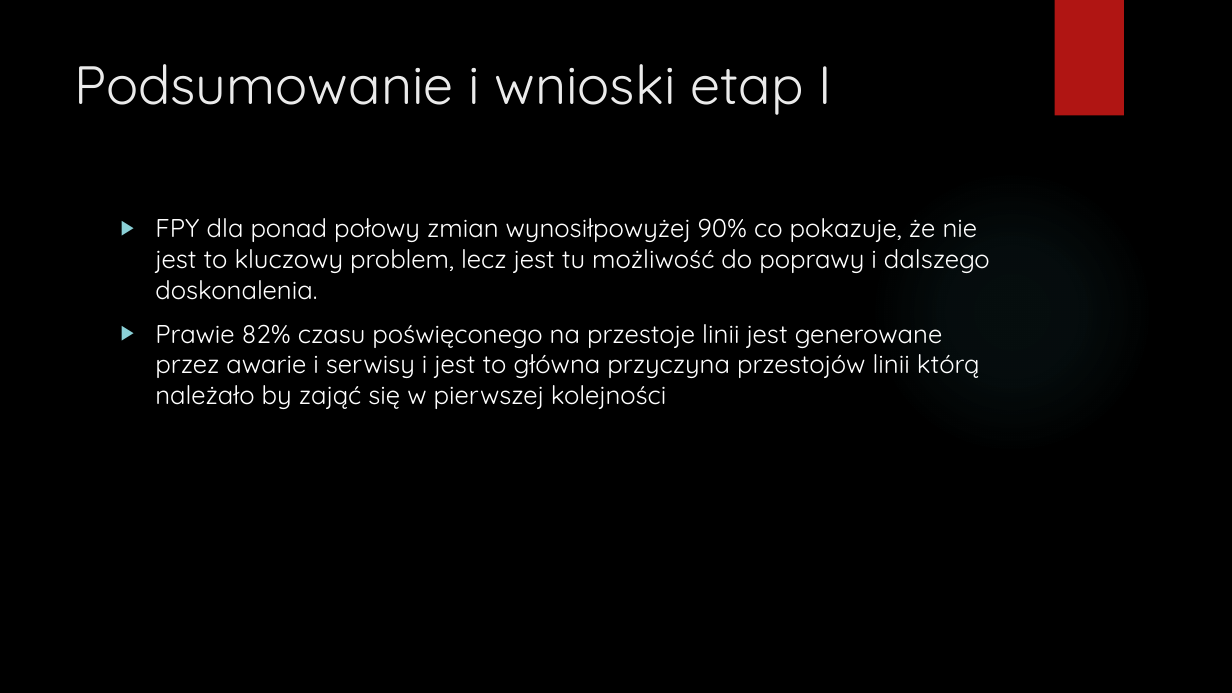
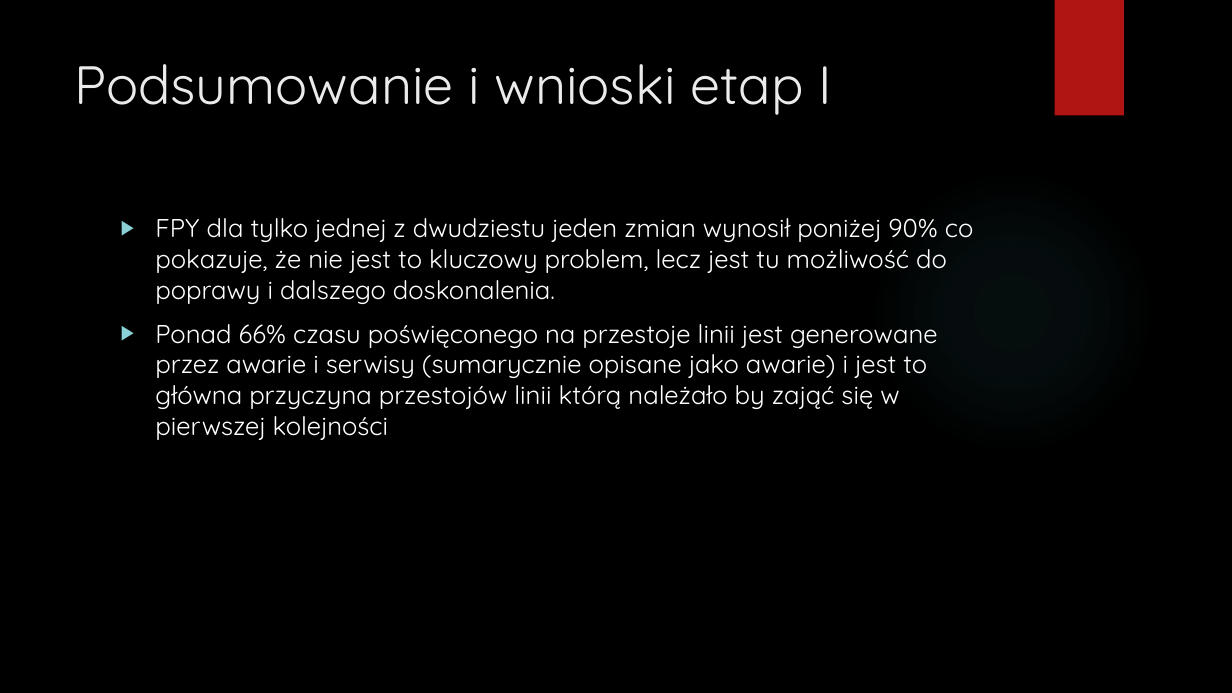
Before and after one commit to JacekO98/Assembly-Line-Analyze, a slide deck: slide 5 of pierwsze spojrzenie.pptx. Drawn at 1232x693 pixels with LibreOffice and Linux fonts; fonts in the diff are those of the drawing; background and template pictures are left out. Boxes give left, top, right and bottom in pixels: in the first picture for what was removed or moved away, otherwise in the second. Text is boxed around its words. In the diff, an @@ line names an element or a change of style, - is before the commit and + after.

```diff
--- a/pierwsze spojrzenie.pptx
+++ b/pierwsze spojrzenie.pptx
@@ text at [155, 218, 974, 440]: text changed @@
-▶ FPY dla ponad połowy zmian wynosiłpowyżej 90% co pokazuje, że nie jest to kluczowy problem, lecz jest tu możliwość do poprawy i dalszego doskonalenia.
-▶ Prawie 82% czasu poświęconego na przestoje linii jest generowane przez awarie i serwisy i jest to główna przyczyna przestojów linii którą należało by zająć się w pierwszej kolejności
+▶ FPY dla tylko jednej z dwudziestu jeden zmian wynosił poniżej 90% co pokazuje, że nie jest to kluczowy problem, lecz jest tu możliwość do poprawy i dalszego doskonalenia.
+▶ Ponad 66% czasu poświęconego na przestoje linii jest generowane przez awarie i serwisy (sumarycznie opisane jako awarie) i jest to główna przyczyna przestojów linii którą należało by zająć się w pierwszej kolejności
```
Also in this commit, not shown: 3 other slides changed, 10 other files.
